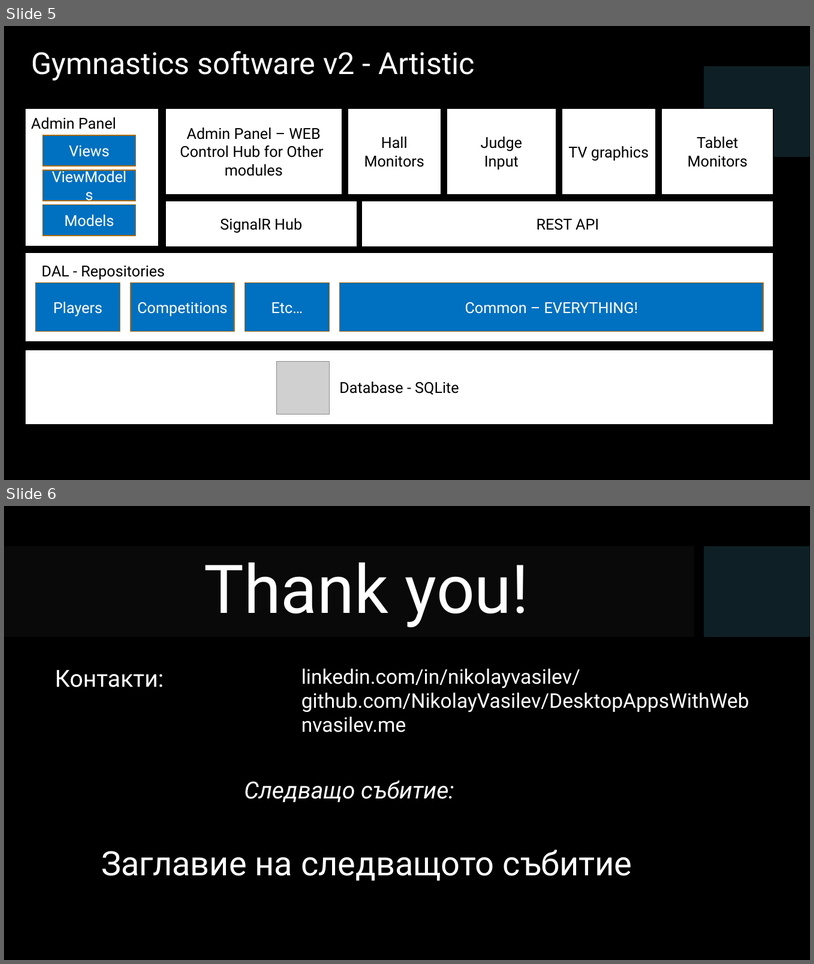
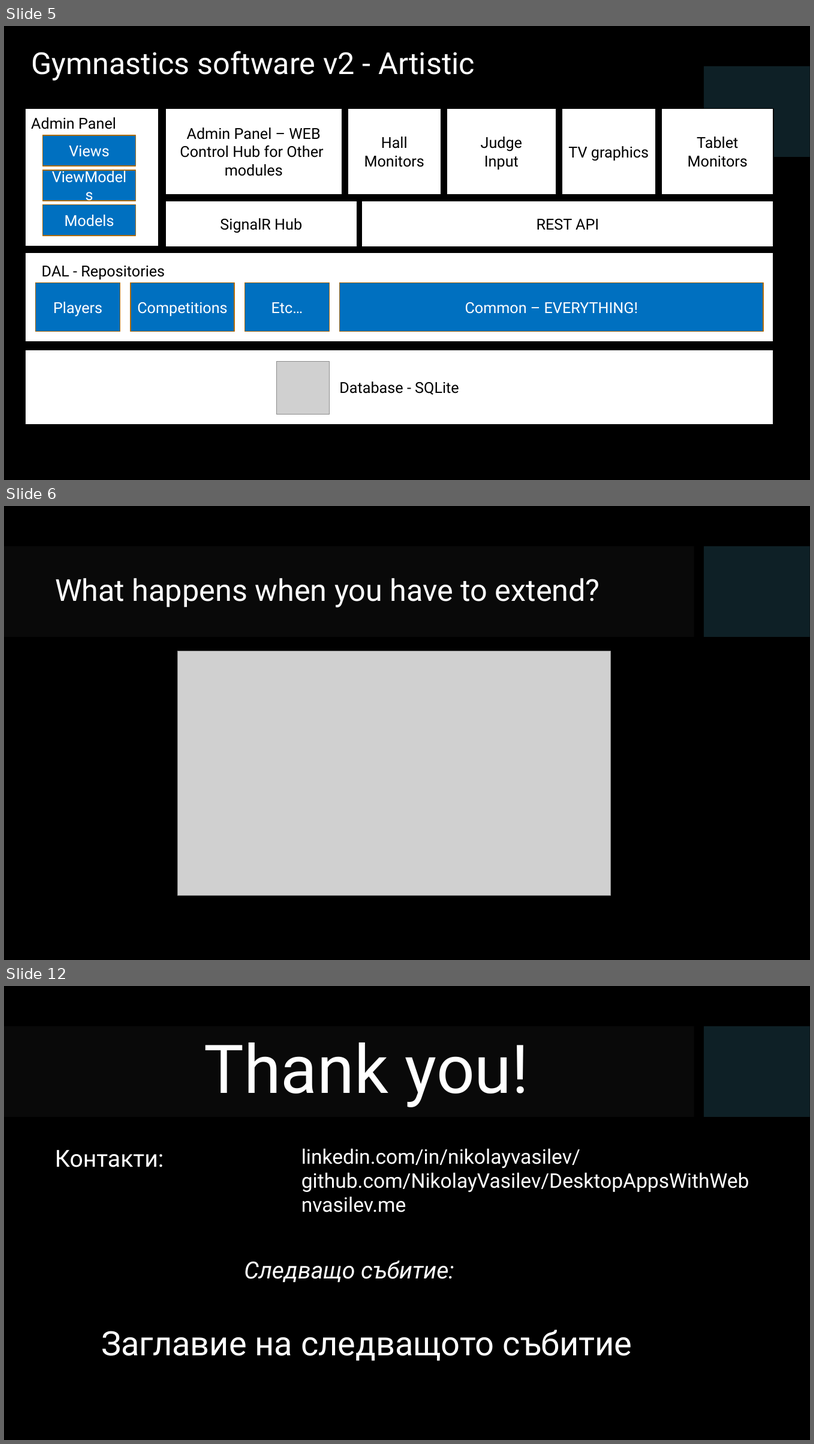
Before and after one commit to NikolayVasilev/DesktopAppsWithWeb, a slide deck: Presentation/DesktopAppsWithWeb.pptx. Shown one above the other, each under a label of ours: slides 5 and 6 before the commit, slides 5, 6 and 12 after it; the slides between them are not shown. The pictures are 814x964 and 814x1444 pixels, drawn with LibreOffice and Linux fonts; fonts in the diff are those of the drawing; grey boxes stand for pictures; background and template pictures are left out. Boxes give left, top, right and bottom in pixels: in the first picture for what was removed or moved away, otherwise in the second. Text is boxed around its words. In the diff, an @@ line names an element or a change of style, - is before the commit and + after.

```diff
--- a/Presentation/DesktopAppsWithWeb.pptx
+++ b/Presentation/DesktopAppsWithWeb.pptx
@@ slide 6 added at box(4, 506, 810, 960), background picture (left out); not listed: 2 template elements that a slide beside it also shows @@
@@ title added at box(55, 578, 600, 607), 36 pt, text #FFFFFF @@
+What happens when you have to extend?
@@ picture added at box(177, 651, 611, 895) @@
@@ what was slide 6 is now slide 12 @@
```
Also in this commit, not shown: 1 slide changed, 5 other slides added.
